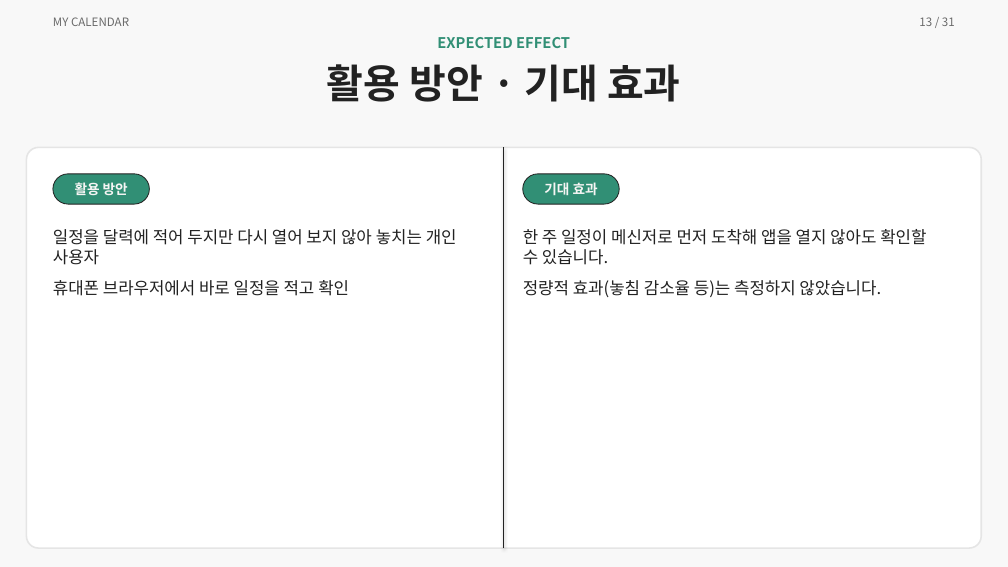
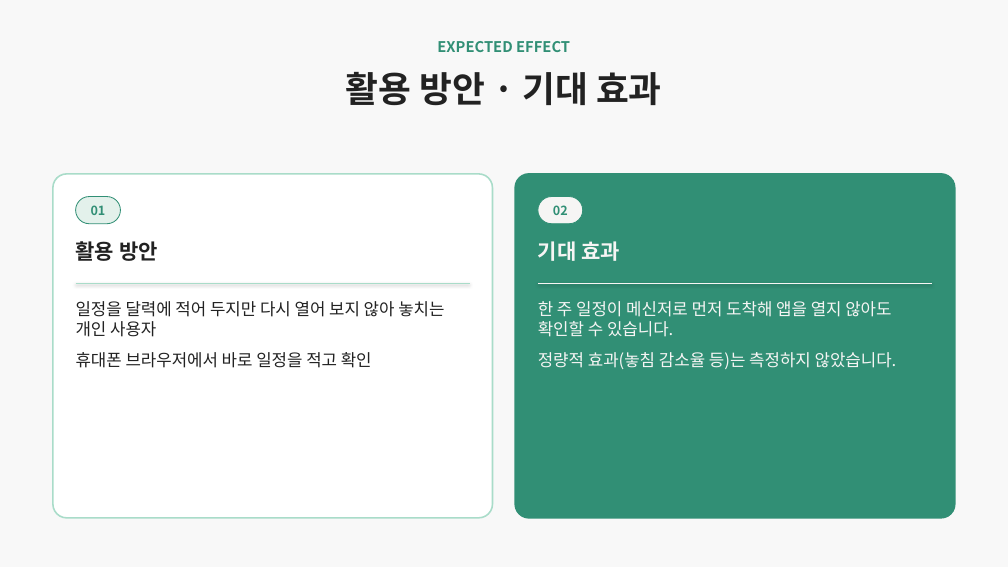
Before and after one commit to ho8566z/calendar-bot_word, a slide deck: slide 12 of ppt/개인 프로젝트.pptx (slide 13 before the commit). Drawn at 1008x567 pixels with LibreOffice and Linux fonts; fonts in the diff are those of the drawing. Boxes give left, top, right and bottom in pixels: in the first picture for what was removed or moved away, otherwise in the second. Text is boxed around its words. In the diff, an @@ line names an element or a change of style, - is before the commit and + after.

```diff
--- a/ppt/개인 프로젝트.pptx
+++ b/ppt/개인 프로젝트.pptx
@@ text removed at box(53, 17, 129, 26) @@
-MY CALENDAR
@@ text removed at box(919, 17, 955, 26) @@
-13 / 31
@@ text "EXPECTED EFFECT": place and size @@
-text "EXPECTED EFFECT" at box(437, 37, 570, 48)
+text "EXPECTED EFFECT" at box(437, 41, 570, 52)
@@ text "활용 방안 · 기대 효과": place and size @@
-text "활용 방안 · 기대 효과" at box(327, 64, 680, 102)
+text "활용 방안 · 기대 효과" at box(346, 72, 662, 106)
@@ text "활용 방안 · 기대 효과" at box(346, 72, 662, 106): size 38 to 34 pt @@
@@ rounded rectangle removed at box(26, 147, 982, 548) @@
@@ line removed from (504, 147) to (504, 548) @@
@@ rounded rectangle added at box(53, 174, 493, 518), fill #FFFFFF, outline #A9DCC9 1.5 pt @@
@@ rounded rectangle added at box(516, 174, 956, 518), fill #318F75, outline #318F75 1.5 pt @@
@@ rounded rectangle added at box(76, 197, 120, 224), fill #E3F1EB, outline #318F75 0.8 pt, 12 pt, text #318F75, bold @@
+01
@@ rounded rectangle added at box(538, 197, 582, 224), fill #F6F5F4, outline #318F75 0.8 pt, 12 pt, text #318F75, bold @@
+02
@@ text "활용 방안": place and size @@
-text "활용 방안" at box(53, 174, 150, 204)
+text "활용 방안" at box(76, 241, 158, 261)
@@ text "활용 방안" at box(76, 241, 158, 261): size 13 to 20 pt, text colour #F6F5F4 to #222222; alignment centre to left; vertical alignment middle to top; fill #318F75 to none; outline #222222 0.8 pt to none @@
@@ text "기대 효과": place and size @@
-text "기대 효과" at box(523, 174, 620, 204)
+text "기대 효과" at box(538, 241, 620, 261)
@@ text "기대 효과" at box(538, 241, 620, 261): size 13 to 20 pt; alignment centre to left; vertical alignment middle to top; fill #318F75 to none; outline #222222 0.8 pt to none @@
@@ text "일정을 달력에 적어 두지만 다시 ..." rewrapped from box(53, 229, 457, 296) to box(76, 301, 444, 368) @@
@@ line added from (76, 284) to (470, 284), #A9DCC9 0.75 pt @@
@@ text "한 주 일정이 메신저로 먼저 ...": place and size @@
-text "한 주 일정이 메신저로 먼저 ..." at box(523, 229, 926, 297)
+text "한 주 일정이 메신저로 먼저 ..." at box(538, 301, 897, 369)
@@ text "한 주 일정이 메신저로 먼저 ..." at box(538, 301, 897, 369): text colour #222222 to #F6F5F4 @@
@@ line added from (538, 284) to (932, 284), #F6F5F4 0.75 pt @@
```
Also in this commit, not shown: 26 other slides changed, 2 slides added, 4 slides removed.
